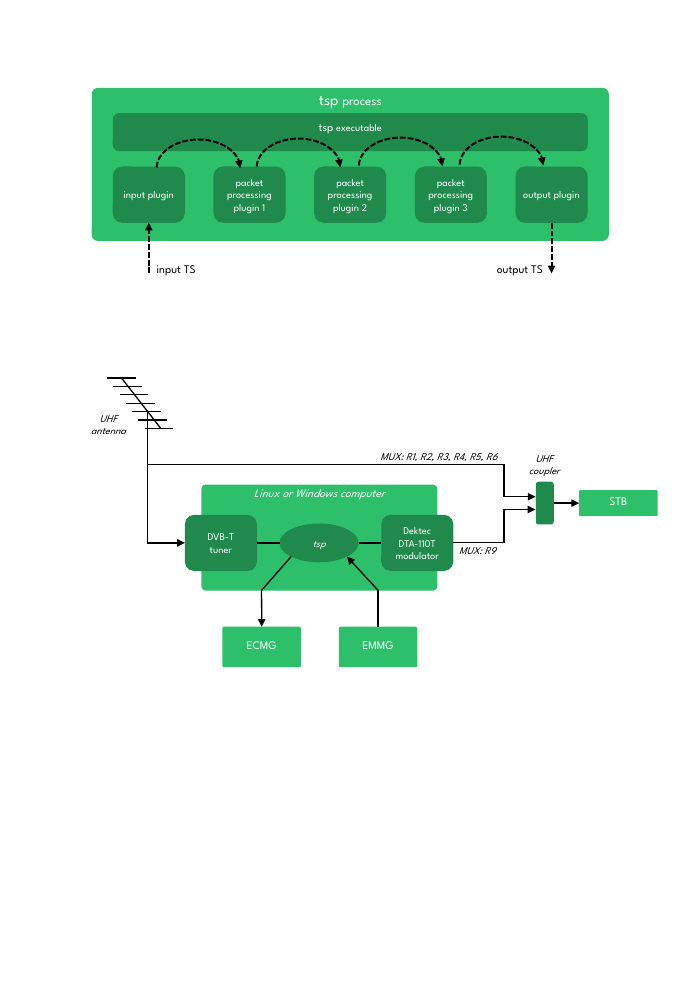
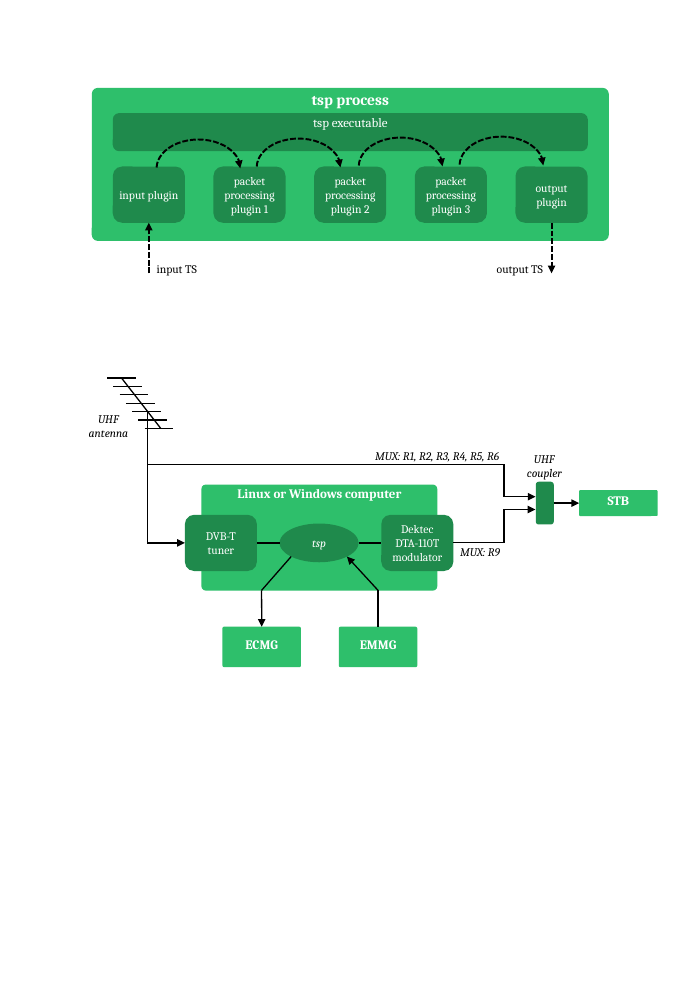
Before and after one commit to tsduck/tsduck, a slide deck: slide 1 of doc/tsduck-diagrams.pptx. Drawn at 698x1008 pixels with LibreOffice and Linux fonts; fonts in the diff are those of the drawing. Boxes give left, top, right and bottom in pixels: in the first picture for what was removed or moved away, otherwise in the second. Text is boxed around its words. In the diff, an @@ line names an element or a change of style, - is before the commit and + after.

```diff
--- a/doc/tsduck-diagrams.pptx
+++ b/doc/tsduck-diagrams.pptx
@@ rounded rectangle "tsp process" at [92, 87, 610, 241]: size 10 to 12 pt in "process"; font League Spartan to Cambria, bold on @@
@@ rounded rectangle "tsp executable" at [113, 114, 587, 152]: size 9 to 10 pt in "tsp"; size 8 to 10 pt in "executable"; font League Spartan to Cambria @@
@@ text "input TS" at [157, 265, 197, 276]: font League Spartan to Cambria @@
@@ text "output TS" at [497, 265, 543, 276]: font League Spartan to Cambria @@
@@ rounded rectangle "Linux or Windows computer" at [201, 485, 436, 591]: size 9 to 10 pt, font League Spartan to Cambria, bold on, italic off @@
@@ size 9 to 10 pt, font League Spartan to Cambria, bold on in 3 elements at [222, 627, 301, 667], [339, 627, 417, 667], [579, 490, 657, 517] @@
@@ size 8 to 9 pt, font League Spartan to Cambria in 12 elements at [315, 167, 386, 222], [213, 167, 285, 222], [415, 167, 487, 222], [113, 167, 184, 222], [516, 167, 587, 222], [279, 524, 358, 563], [185, 515, 257, 570], [382, 515, 453, 570], [375, 452, 499, 462], [527, 455, 562, 480], [89, 415, 129, 437], [460, 548, 500, 556] @@
```
Also in this commit, not shown: 3 other files.
